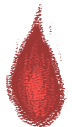
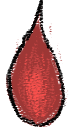
Before/after of a 72px x 127px layered artwork. What changed in the layer stack:
added layer "Layer 4" above "Layer 3" over <box>6,0,66,127</box>
